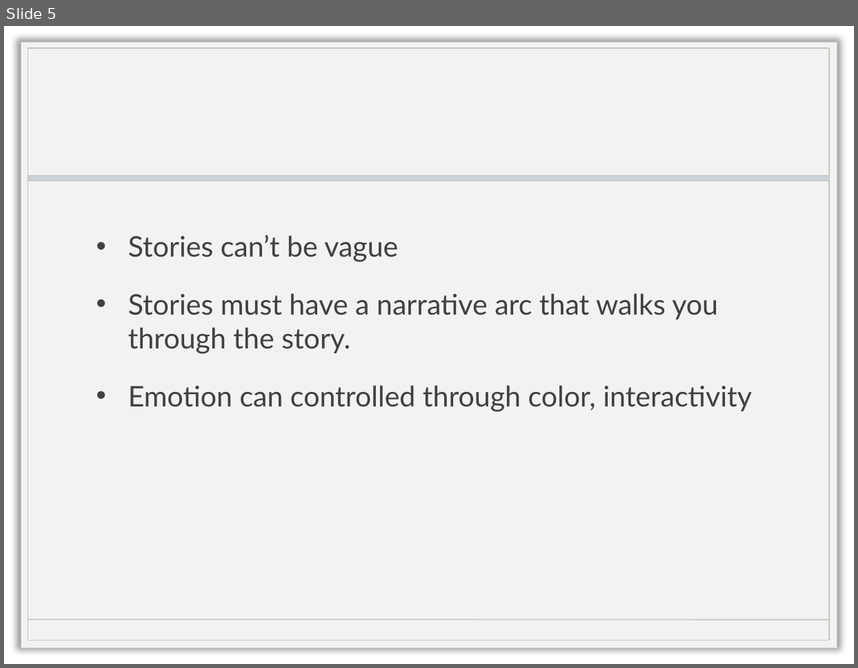
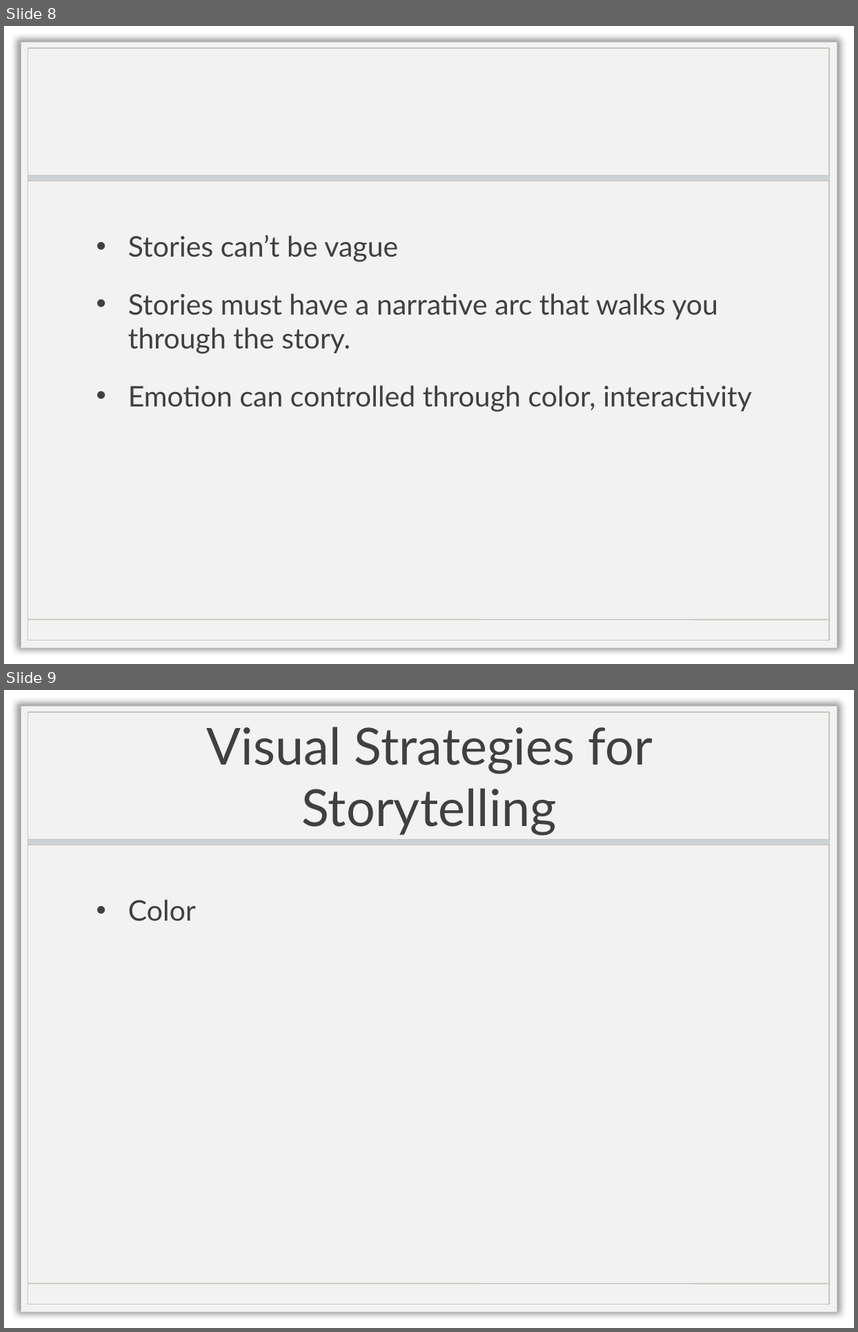
Before and after one commit to doctorlam/tecm4180, a slide deck: readings/storytelling.pptx. Shown one above the other, each under a label of ours: slide 5 before the commit, slides 8 and 9 after it. The pictures are 858x668 and 858x1332 pixels, drawn with LibreOffice and Linux fonts; fonts in the diff are those of the drawing; background and template pictures are left out. Boxes give left, top, right and bottom in pixels: in the first picture for what was removed or moved away, otherwise in the second. Text is boxed around its words. In the diff, an @@ line names an element or a change of style, - is before the commit and + after.

```diff
--- a/readings/storytelling.pptx
+++ b/readings/storytelling.pptx
@@ slide 9 added at [4, 690, 854, 1328], background picture (left out); not listed: 4 template elements that a slide beside it also shows @@
@@ title added at [207, 727, 653, 836], 43.2 pt, text #404040 @@
+Visual Strategies for Storytelling
@@ text added at [128, 899, 196, 921], 24 pt, text #404040 @@
+• Color
@@ what was slide 5 is now slide 8 @@
```
Also in this commit, not shown: 3 slides changed, 4 other slides added.
